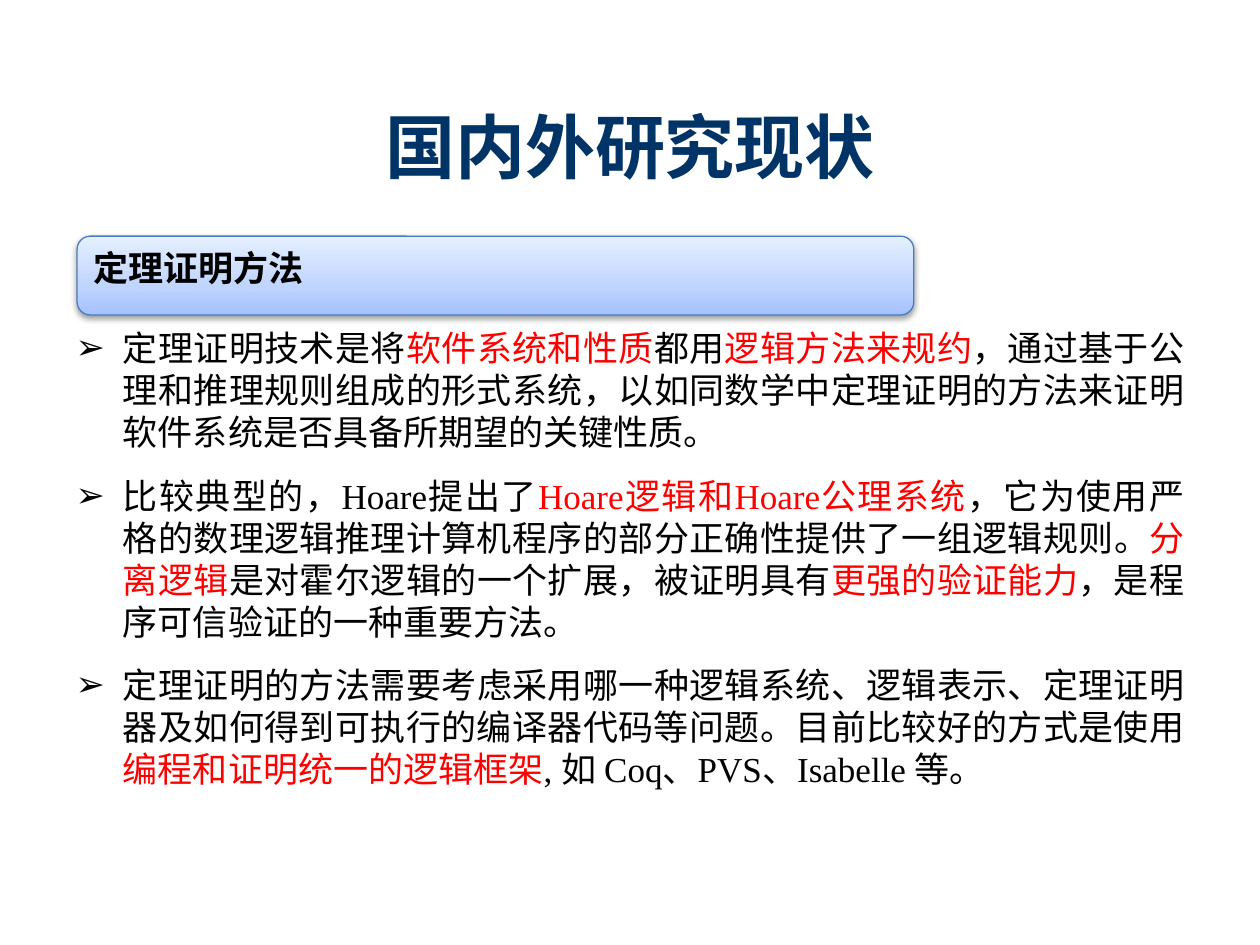
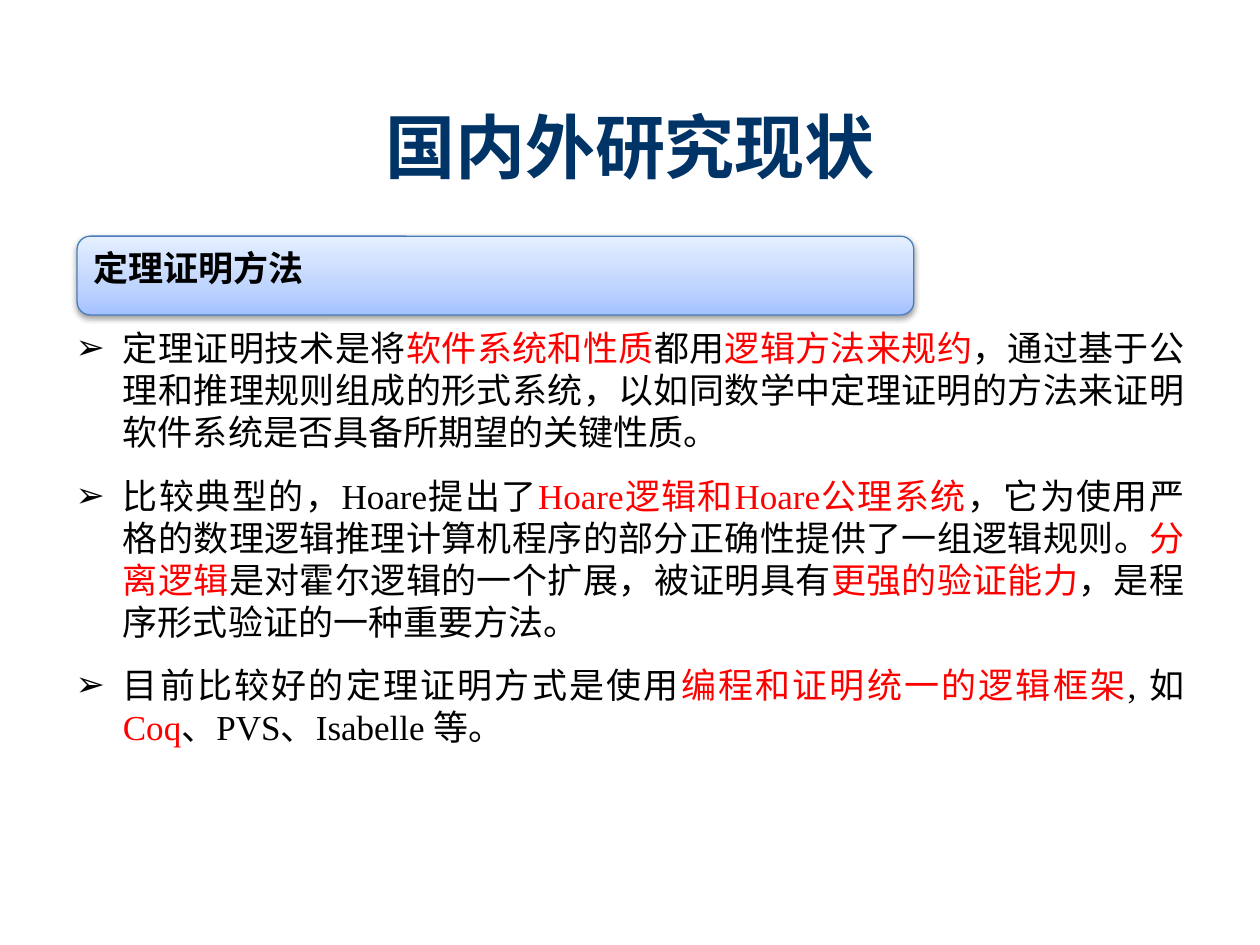
Before and after one commit to destiny1991/--2014--destiny, a slide deck: slide 10 of 开题/SY1406108_陈志伟_开题ppt.pptx. Drawn at 1260x945 pixels with LibreOffice and Linux fonts; fonts in the diff are those of the drawing; background and template pictures are left out. Boxes give left, top, right and bottom in pixels: in the first picture for what was removed or moved away, otherwise in the second. Text is boxed around its words. In the diff, an @@ line names an element or a change of style, - is before the commit and + after.

```diff
--- a/开题/SY1406108_陈志伟_开题ppt.pptx
+++ b/开题/SY1406108_陈志伟_开题ppt.pptx
@@ text at [123,479,1185,747]: text changed @@
-➢ 比较典型的，Hoare提出了Hoare逻辑和Hoare公理系统，它为使用严格的数理逻辑推理计算机程序的部分正确性提供了一组逻辑规则。分离逻辑是对霍尔逻辑的一个扩展，被证明具有更强的验证能力，是程序可信验证的一种重要方法。
-➢ 定理证明的方法需要考虑采用哪一种逻辑系统、逻辑表示、定理证明器及如何得到可执行的编译器代码等问题。目前比较好的方式是使用编程和证明统一的逻辑框架, 如 Coq、PVS、Isabelle 等。
+➢ 比较典型的，Hoare提出了Hoare逻辑和Hoare公理系统，它为使用严格的数理逻辑推理计算机程序的部分正确性提供了一组逻辑规则。分离逻辑是对霍尔逻辑的一个扩展，被证明具有更强的验证能力，是程序形式验证的一种重要方法。
+➢ 目前比较好的定理证明方式是使用编程和证明统一的逻辑框架, 如 Coq、PVS、Isabelle 等。
```
Also in this commit, not shown: 8 other slides changed, 4 other files.
